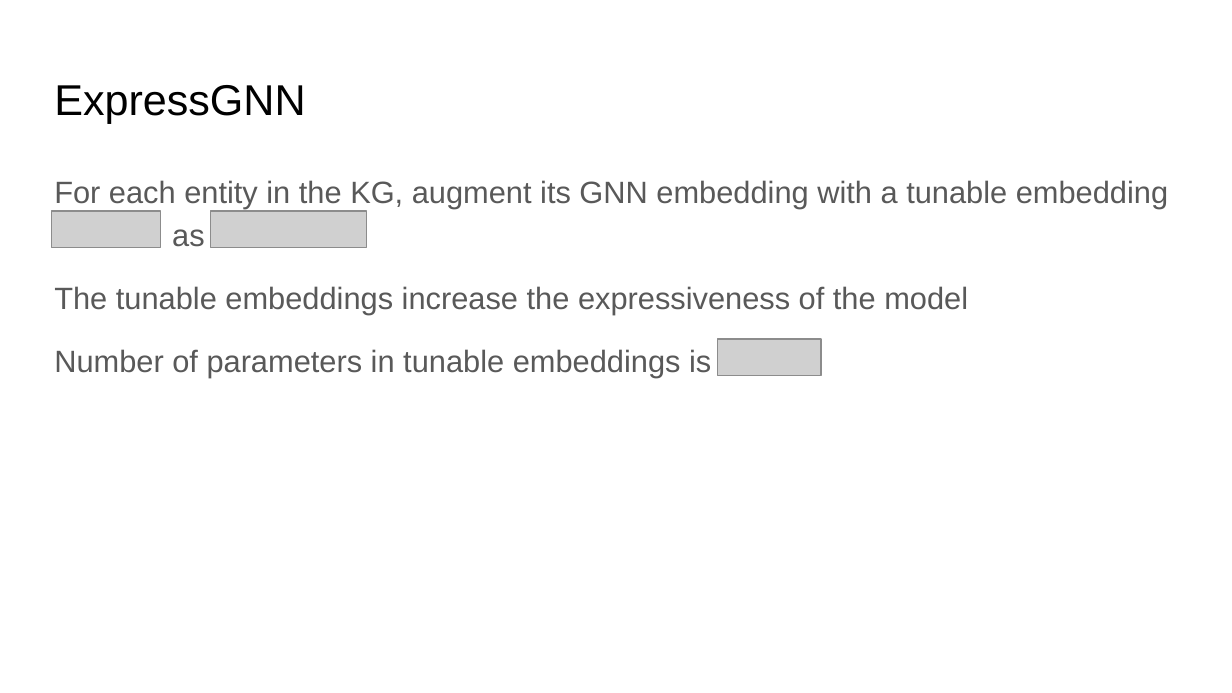
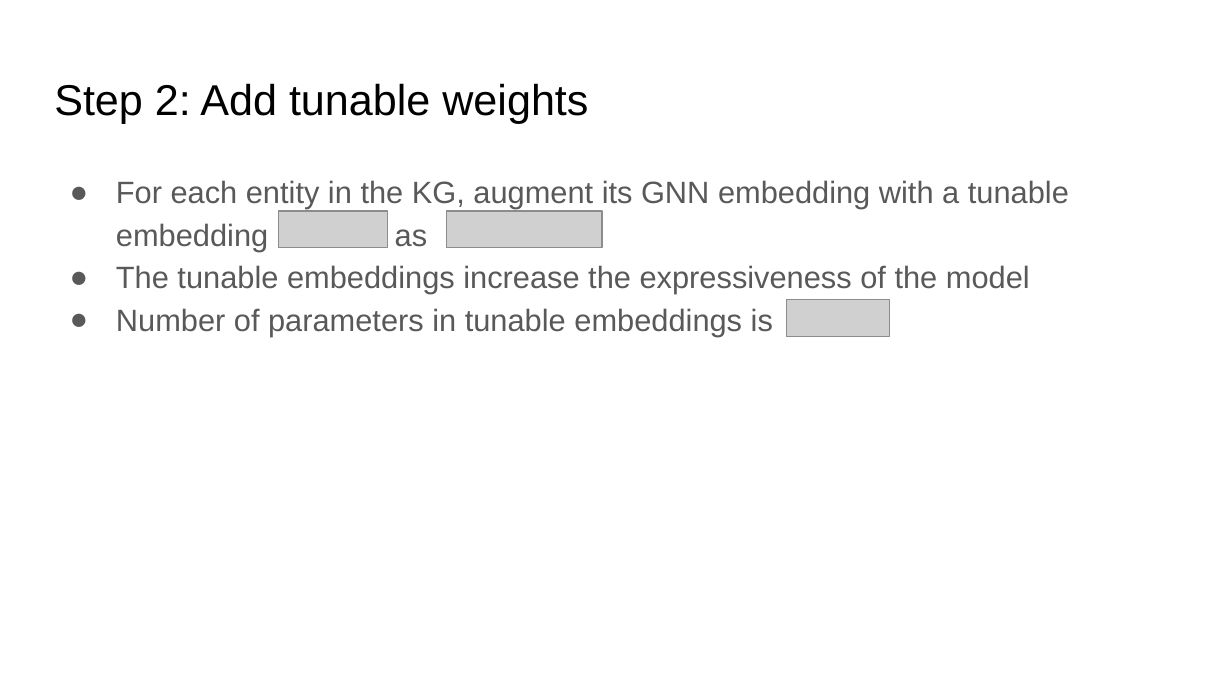
Before and after one commit to yichousun/Winter2021_CS249_GNN, a slide deck: slide 25 of Paper_Presentation/Knowledge_Graph/Efficient_Probabilistic_Logic_Reasoning_with_Graph_Neural_Networks/presentation/cs249 presentation.pptx (slide 21 before the commit). Drawn at 1232x693 pixels with LibreOffice and Linux fonts; fonts in the diff are those of the drawing; grey boxes stand for pictures. Boxes give left, top, right and bottom in pixels: in the first picture for what was removed or moved away, otherwise in the second. Text is boxed around its words. In the diff, an @@ line names an element or a change of style, - is before the commit and + after.

```diff
--- a/Paper_Presentation/Knowledge_Graph/Efficient_Probabilistic_Logic_Reasoning_with_Graph_Neural_Networks/presentation/cs249 presentation.pptx
+++ b/Paper_Presentation/Knowledge_Graph/Efficient_Probabilistic_Logic_Reasoning_with_Graph_Neural_Networks/presentation/cs249 presentation.pptx
@@ title at [54, 83, 588, 123]: text changed @@
-ExpressGNN
+Step 2: Add tunable weights
@@ text "For each entity in the ..." at [116, 180, 1069, 336]: bullet none to ●; less space between paragraphs @@
@@ picture: place and size @@
-picture at [52, 211, 161, 248]
+picture at [278, 211, 388, 248]
@@ picture: place and size @@
-picture at [211, 211, 366, 248]
+picture at [446, 211, 601, 248]
@@ picture: place and size @@
-picture at [718, 339, 822, 376]
+picture at [786, 299, 890, 336]
```
Also in this commit, not shown: 17 other slides changed, 11 slides added, 4 slides removed, 1 other file.
